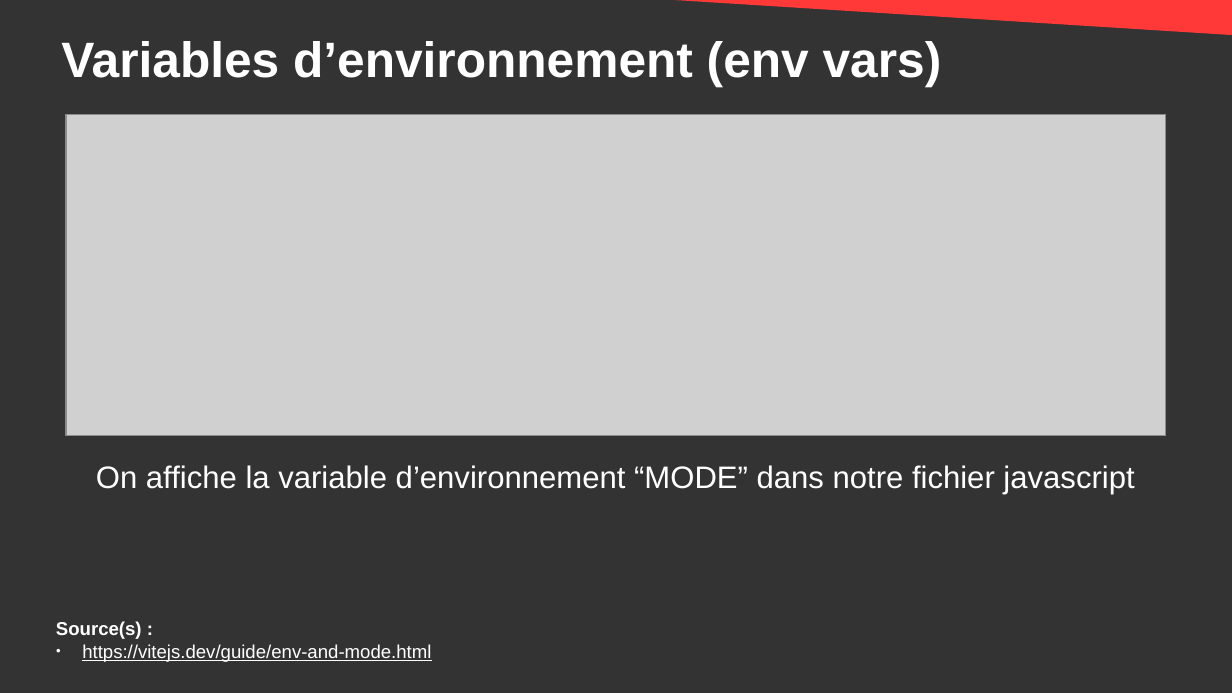
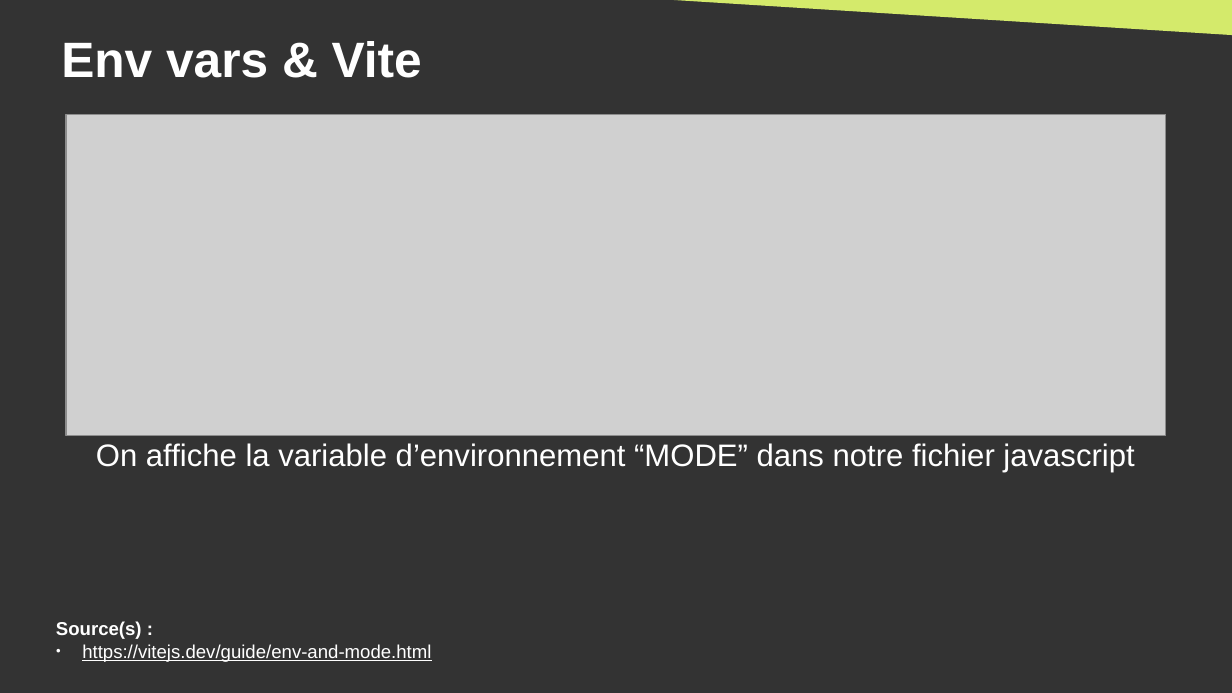
Before and after one commit to DanYellow/cours, a slide deck: slide 62 of developpement-front-s5/travaux-pratiques/numero-4/presentation.odp (slide 56 before the commit). Drawn at 1232x693 pixels with LibreOffice and Linux fonts; fonts in the diff are those of the drawing; grey boxes stand for pictures. Boxes give left, top, right and bottom in pixels: in the first picture for what was removed or moved away, otherwise in the second. Text is boxed around its words. In the diff, an @@ line names an element or a change of style, - is before the commit and + after.

```diff
--- a/developpement-front-s5/travaux-pratiques/numero-4/presentation.odp
+++ b/developpement-front-s5/travaux-pratiques/numero-4/presentation.odp
@@ right triangle at (x1=596, y1=0, x2=1232, y2=36): fill #FF3838 to #D4EA6B @@
@@ title at (x1=61, y1=41, x2=422, y2=78): text changed @@
-Variables d’environnement (env vars)
+Env vars & Vite
@@ text "On affiche la variable d’environnement ..." moved from (x1=96, y1=465, x2=1134, y2=494) to (x1=96, y1=443, x2=1134, y2=472) @@
```
Also in this commit, not shown: 12 other slides changed, 2 slides added, 3 other files.
